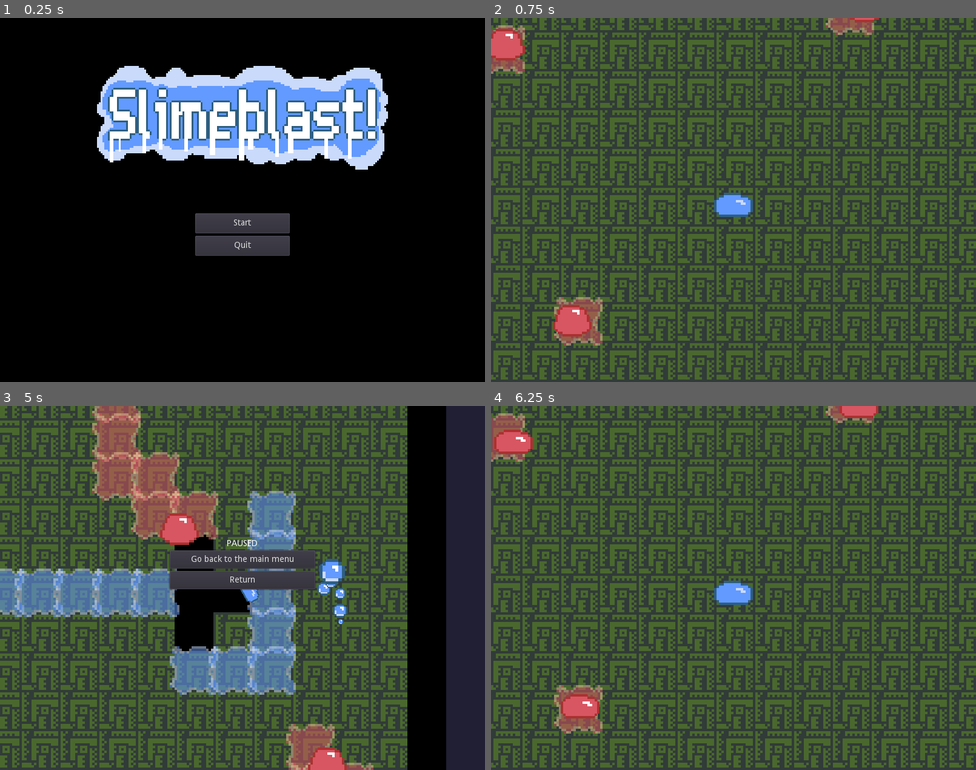
Above: before the commit, frames 1-4 (two rows, left to right).
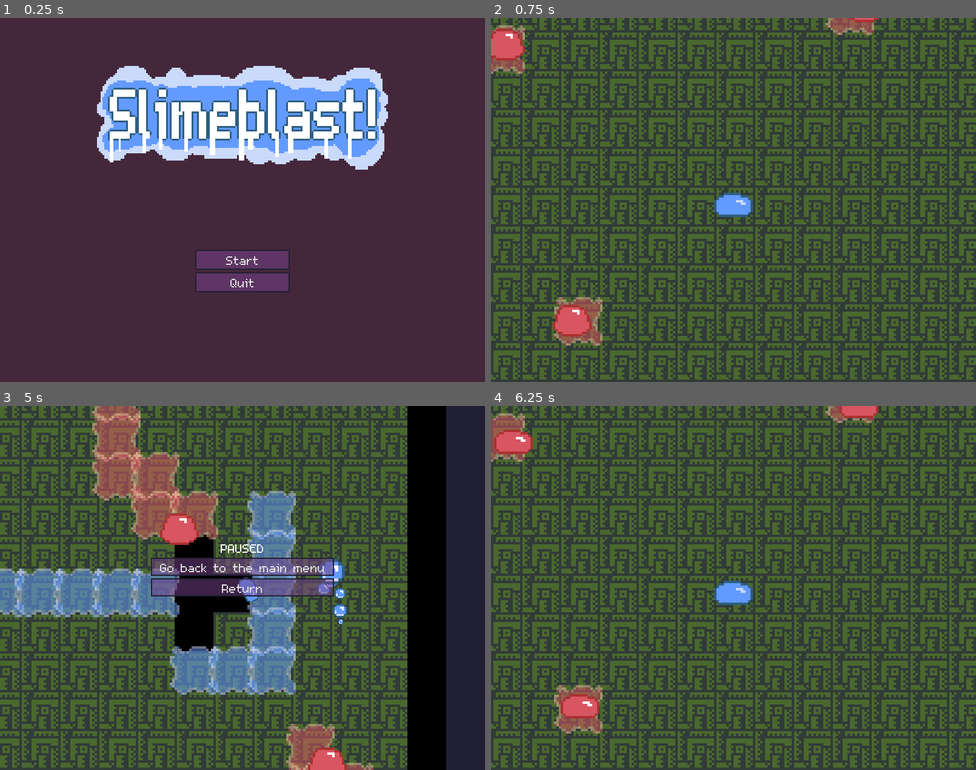
Above: after the commit, the same moments.

Repository: svntax/LD42-ROOS
Game: Godot game, scene res://Scenes/main_menu.tscn
Two runs of this game, one before a commit and one after it. Both use one fixed random seed, a clock stepped at 60 frames per second and the inputs below.
Inputs (mouse positions are in pixels of both pictures, inside the frame that each line leads up to):
- Up to frame 1 (0.25 s): no input
- Up to frame 2 (0.75 s): click "Start" at 0.5 s
- Up to frame 3 (5 s): move the mouse to (349, 569) at 1.27 s; hold Right (MOVE_RIGHT) 1.28-2.03 s; tap Space (DASH) at 1.35 s; move the mouse to (145, 606) at 2.02 s; hold S (MOVE_DOWN) 2.03-2.78 s; tap R (MELT_TILE) at 2.1 s; move the mouse to (291, 507) at 2.77 s; hold Right (MOVE_RIGHT) 2.78-3.53 s; hold Shift (PLACE_SLIME) 2.78-3.53 s; move the mouse to (218, 660) at 3.52 s; hold W (MOVE_UP) 3.53-4.28 s; tap T (SHOOT_SLIME) at 3.6 s; move the mouse to (388, 642) at 4.27 s; hold A (MOVE_LEFT) from 4.28 s (still down); click (388, 642) at 4.35 s; tap Escape (PAUSE) at 4.9 s
- Up to frame 4 (6.25 s): release A (MOVE_LEFT) at 5 s; click "Go back to the main menu" at 5 s; click "Start" at 5.75 s

The runs differ from the first frame. In frame 1, 84% of the frame differs, in the area x 0-100%, y 0-100%; in frame 2, nothing differs; in frame 3, 3.9%; in frame 4, nothing differs.

Commit message:
Add sound handler and better UI

Diff:
--- a/Scenes/game_over_ui.tscn
+++ b/Scenes/game_over_ui.tscn
@@ -1,6 +1,106 @@
-[gd_scene load_steps=2 format=2]
+[gd_scene load_steps=8 format=2]
 
-[ext_resource path="res://Scripts/game_over_controls.gd" type="Script" id=1]
+[ext_resource path="res://m5x7.ttf" type="DynamicFontData" id=1]
+[ext_resource path="res://Scripts/game_over_controls.gd" type="Script" id=2]
+
+[sub_resource type="DynamicFont" id=1]
+
+size = 32
+use_mipmaps = false
+use_filter = false
+font_data = ExtResource( 1 )
+_sections_unfolded = [ "Font", "Settings" ]
+
+[sub_resource type="Theme" id=2]
+
+default_font = SubResource( 1 )
+
+[sub_resource type="StyleBoxFlat" id=5]
+
+content_margin_left = -1.0
+content_margin_right = -1.0
+content_margin_top = -1.0
+content_margin_bottom = -1.0
+bg_color = Color( 0.462745, 0.258824, 0.541176, 0.517647 )
+draw_center = true
+border_width_left = 3
+border_width_top = 3
+border_width_right = 3
+border_width_bottom = 3
+border_color = Color( 0.133333, 0.12549, 0.203922, 1 )
+border_blend = false
+corner_radius_top_left = 0
+corner_radius_top_right = 0
+corner_radius_bottom_right = 0
+corner_radius_bottom_left = 0
+corner_detail = 8
+expand_margin_left = 0.0
+expand_margin_right = 0.0
+expand_margin_top = 0.0
+expand_margin_bottom = 0.0
+shadow_color = Color( 0, 0, 0, 0.6 )
+shadow_size = 0
+anti_aliasing = true
+anti_aliasing_size = 1
+_sections_unfolded = [ "Border", "Border Width", "Corner Radius" ]
+
+[sub_resource type="StyleBoxFlat" id=3]
+
+content_margin_left = -1.0
+content_margin_right = -1.0
+content_margin_top = -1.0
+content_margin_bottom = -1.0
+bg_color = Color( 0.796078, 0.858824, 0.988235, 0.517647 )
+draw_center = true
+border_width_left = 2
+border_width_top = 2
+border_width_right = 2
+border_width_bottom = 2
+border_color = Color( 0.133333, 0.12549, 0.203922, 1 )
+border_blend = false
+corner_radius_top_left = 0
+corner_radius_top_right = 0
+corner_radius_bottom_right = 0
+corner_radius_bottom_left = 0
+corner_detail = 8
+expand_margin_left = 0.0
+expand_margin_right = 0.0
+expand_margin_top = 0.0
+expand_margin_bottom = 0.0
+shadow_color = Color( 0, 0, 0, 0.6 )
+shadow_size = 0
+anti_aliasing = true
+anti_aliasing_size = 1
+_sections_unfolded = [ "Border", "Border Width", "Corner Radius" ]
+
+[sub_resource type="StyleBoxFlat" id=4]
+
+content_margin_left = -1.0
+content_margin_right = -1.0
+content_margin_top = -1.0
+content_margin_bottom = -1.0
+bg_color = Color( 0.462745, 0.258824, 0.541176, 0.517647 )
+draw_center = true
+border_width_left = 2
+border_width_top = 2
+border_width_right = 2
+border_width_bottom = 2
+border_color = Color( 0.133333, 0.12549, 0.203922, 1 )
+border_blend = false
+corner_radius_top_left = 0
+corner_radius_top_right = 0
+corner_radius_bottom_right = 0
+corner_radius_bottom_left = 0
+corner_detail = 8
+expand_margin_left = 0.0
+expand_margin_right = 0.0
+expand_margin_top = 0.0
+expand_margin_bottom = 0.0
+shadow_color = Color( 0, 0, 0, 0.6 )
+shadow_size = 0
+anti_aliasing = true
+anti_aliasing_size = 1
+_sections_unfolded = [ "Border", "Border Width", "Corner Radius" ]
 
 [node name="GameOverUI" type="VBoxContainer"]
 
@@ -17,8 +117,9 @@
 mouse_default_cursor_shape = 0
 size_flags_horizontal = 1
 size_flags_vertical = 3
+theme = SubResource( 2 )
 alignment = 0
-script = ExtResource( 1 )
+script = ExtResource( 2 )
 _sections_unfolded = [ "Pause", "Rect", "Size Flags", "Theme" ]
 
 [node name="Label" type="Label" parent="." index="0"]
@@ -27,8 +128,8 @@
 anchor_top = 0.0
 anchor_right = 0.0
 anchor_bottom = 0.0
-margin_right = 182.0
-margin_bottom = 14.0
+margin_right = 276.0
+margin_bottom = 26.0
 rect_pivot_offset = Vector2( 0, 0 )
 rect_clip_content = false
 mouse_filter = 2
@@ -48,9 +149,9 @@
 anchor_top = 0.0
 anchor_right = 0.0
 anchor_bottom = 0.0
-margin_top = 18.0
-margin_right = 182.0
-margin_bottom = 40.0
+margin_top = 30.0
+margin_right = 276.0
+margin_bottom = 60.0
 rect_pivot_offset = Vector2( 0, 0 )
 rect_clip_content = false
 focus_mode = 2
@@ -58,6 +159,9 @@
 mouse_default_cursor_shape = 0
 size_flags_horizontal = 3
 size_flags_vertical = 3
+custom_styles/hover = SubResource( 5 )
+custom_styles/pressed = SubResource( 3 )
+custom_styles/normal = SubResource( 4 )
 toggle_mode = false
 enabled_focus_mode = 2
 shortcut = null
--- a/Scenes/gameplay.tscn
+++ b/Scenes/gameplay.tscn
@@ -44,15 +44,15 @@
 [node name="PauseMenuUI" parent="CanvasLayer" index="0" instance=ExtResource( 4 )]
 
 visible = false
-margin_left = 280.0
+margin_left = 249.0
 margin_top = 220.0
-margin_right = 520.0
-margin_bottom = 302.0
+margin_right = 551.0
+margin_bottom = 314.0
 
 [node name="GameOverUI" parent="CanvasLayer" index="1" instance=ExtResource( 5 )]
 
 visible = false
-margin_left = 280.0
+margin_left = 249.0
 margin_top = 220.0
-margin_right = 520.0
-margin_bottom = 260.0
+margin_right = 551.0
+margin_bottom = 280.0
--- a/Scenes/main_menu.tscn
+++ b/Scenes/main_menu.tscn
@@ -5,7 +5,7 @@
 [ext_resource path="res://Sprites/slimeball01.png" type="Texture" id=3]
 [ext_resource path="res://Scenes/main_menu_ui.tscn" type="PackedScene" id=4]
 
-[node name="MainMenu" type="Node" index="0"]
+[node name="MainMenu" type="Node"]
 
 [node name="TitleLogo" type="Sprite" parent="." index="0"]
 
@@ -57,7 +57,7 @@
 [node name="MainMenuUI" parent="." index="2" instance=ExtResource( 4 )]
 
 margin_left = 322.0
-margin_top = 322.0
+margin_top = 382.0
 margin_right = 478.0
-margin_bottom = 392.0
-_sections_unfolded = [ "Pause", "Rect", "Size Flags", "Theme" ]
+margin_bottom = 452.0
+_sections_unfolded = [ "Margin", "Pause", "Rect", "Size Flags", "Theme" ]
--- a/Scenes/main_menu_ui.tscn
+++ b/Scenes/main_menu_ui.tscn
@@ -1,6 +1,106 @@
-[gd_scene load_steps=2 format=2]
+[gd_scene load_steps=8 format=2]
 
-[ext_resource path="res://Scripts/main_menu_controls.gd" type="Script" id=1]
+[ext_resource path="res://m5x7.ttf" type="DynamicFontData" id=1]
+[ext_resource path="res://Scripts/main_menu_controls.gd" type="Script" id=2]
+
+[sub_resource type="DynamicFont" id=1]
+
+size = 32
+use_mipmaps = false
+use_filter = false
+font_data = ExtResource( 1 )
+_sections_unfolded = [ "Font", "Settings" ]
+
+[sub_resource type="Theme" id=2]
+
+default_font = SubResource( 1 )
+
+[sub_resource type="StyleBoxFlat" id=5]
+
+content_margin_left = -1.0
+content_margin_right = -1.0
+content_margin_top = -1.0
+content_margin_bottom = -1.0
+bg_color = Color( 0.462745, 0.258824, 0.541176, 0.517647 )
+draw_center = true
+border_width_left = 3
+border_width_top = 3
+border_width_right = 3
+border_width_bottom = 3
+border_color = Color( 0.133333, 0.12549, 0.203922, 1 )
+border_blend = false
+corner_radius_top_left = 0
+corner_radius_top_right = 0
+corner_radius_bottom_right = 0
+corner_radius_bottom_left = 0
+corner_detail = 8
+expand_margin_left = 0.0
+expand_margin_right = 0.0
+expand_margin_top = 0.0
+expand_margin_bottom = 0.0
+shadow_color = Color( 0, 0, 0, 0.6 )
+shadow_size = 0
+anti_aliasing = true
+anti_aliasing_size = 1
+_sections_unfolded = [ "Border", "Border Width", "Corner Radius" ]
+
+[sub_resource type="StyleBoxFlat" id=3]
+
+content_margin_left = -1.0
+content_margin_right = -1.0
+content_margin_top = -1.0
+content_margin_bottom = -1.0
+bg_color = Color( 0.796078, 0.858824, 0.988235, 0.517647 )
+draw_center = true
+border_width_left = 2
+border_width_top = 2
+border_width_right = 2
+border_width_bottom = 2
+border_color = Color( 0.133333, 0.12549, 0.203922, 1 )
+border_blend = false
+corner_radius_top_left = 0
+corner_radius_top_right = 0
+corner_radius_bottom_right = 0
+corner_radius_bottom_left = 0
+corner_detail = 8
+expand_margin_left = 0.0
+expand_margin_right = 0.0
+expand_margin_top = 0.0
+expand_margin_bottom = 0.0
+shadow_color = Color( 0, 0, 0, 0.6 )
+shadow_size = 0
+anti_aliasing = true
+anti_aliasing_size = 1
+_sections_unfolded = [ "Border", "Border Width", "Corner Radius" ]
+
+[sub_resource type="StyleBoxFlat" id=4]
+
+content_margin_left = -1.0
+content_margin_right = -1.0
+content_margin_top = -1.0
+content_margin_bottom = -1.0
+bg_color = Color( 0.462745, 0.258824, 0.541176, 0.517647 )
+draw_center = true
+border_width_left = 2
+border_width_top = 2
+border_width_right = 2
+border_width_bottom = 2
+border_color = Color( 0.133333, 0.12549, 0.203922, 1 )
+border_blend = false
+corner_radius_top_left = 0
+corner_radius_top_right = 0
+corner_radius_bottom_right = 0
+corner_radius_bottom_left = 0
+corner_detail = 8
+expand_margin_left = 0.0
+expand_margin_right = 0.0
+expand_margin_top = 0.0
+expand_margin_bottom = 0.0
+shadow_color = Color( 0, 0, 0, 0.6 )
+shadow_size = 0
+anti_aliasing = true
+anti_aliasing_size = 1
+_sections_unfolded = [ "Border", "Border Width", "Corner Radius" ]
 
 [node name="MainMenuUI" type="VBoxContainer"]
 
@@ -17,9 +117,10 @@
 mouse_default_cursor_shape = 0
 size_flags_horizontal = 1
 size_flags_vertical = 3
+theme = SubResource( 2 )
 alignment = 0
-script = ExtResource( 1 )
-_sections_unfolded = [ "Pause", "Size Flags", "Theme" ]
+script = ExtResource( 2 )
+_sections_unfolded = [ "Margin", "Pause", "Size Flags", "Theme" ]
 
 [node name="StartButton" type="Button" parent="." index="0"]
 
@@ -27,8 +128,8 @@
 anchor_top = 0.0
 anchor_right = 0.0
 anchor_bottom = 0.0
-margin_right = 41.0
-margin_bottom = 20.0
+margin_right = 58.0
+margin_bottom = 30.0
 rect_pivot_offset = Vector2( 0, 0 )
 rect_clip_content = false
 focus_mode = 2
@@ -36,6 +137,9 @@
 mouse_default_cursor_shape = 0
 size_flags_horizontal = 3
 size_flags_vertical = 3
+custom_styles/hover = SubResource( 5 )
+custom_styles/pressed = SubResource( 3 )
+custom_styles/normal = SubResource( 4 )
 toggle_mode = false
 enabled_focus_mode = 2
 shortcut = null
@@ -43,7 +147,7 @@
 text = "Start"
 flat = false
 align = 1
-_sections_unfolded = [ "Size Flags", "custom_styles" ]
+_sections_unfolded = [ "Margin", "Size Flags", "custom_styles" ]
 
 [node name="QuitButton" type="Button" parent="." index="1"]
 
@@ -51,9 +155,9 @@
 anchor_top = 0.0
 anchor_right = 0.0
 anchor_bottom = 0.0
-margin_top = 24.0
-margin_right = 41.0
-margin_bottom = 44.0
+margin_top = 34.0
+margin_right = 58.0
+margin_bottom = 64.0
 rect_pivot_offset = Vector2( 0, 0 )
 rect_clip_content = false
 focus_mode = 2
@@ -61,6 +165,9 @@
 mouse_default_cursor_shape = 0
 size_flags_horizontal = 3
 size_flags_vertical = 3
+custom_styles/hover = SubResource( 5 )
+custom_styles/pressed = SubResource( 3 )
+custom_styles/normal = SubResource( 4 )
 toggle_mode = false
 enabled_focus_mode = 2
 shortcut = null
@@ -68,7 +175,7 @@
 text = "Quit"
 flat = false
 align = 1
-_sections_unfolded = [ "Size Flags" ]
+_sections_unfolded = [ "Size Flags", "custom_styles" ]
 
 [connection signal="pressed" from="StartButton" to="." method="_on_StartButton_pressed"]
 
--- a/Scenes/pause_menu_ui.tscn
+++ b/Scenes/pause_menu_ui.tscn
@@ -1,8 +1,108 @@
-[gd_scene load_steps=2 format=2]
-
-[ext_resource path="res://Scripts/pause_menu_controls.gd" type="Script" id=1]
-
-[node name="PauseMenuUI" type="VBoxContainer" index="0"]
+[gd_scene load_steps=8 format=2]
+
+[ext_resource path="res://m5x7.ttf" type="DynamicFontData" id=1]
+[ext_resource path="res://Scripts/pause_menu_controls.gd" type="Script" id=2]
+
+[sub_resource type="DynamicFont" id=1]
+
+size = 32
+use_mipmaps = false
+use_filter = false
+font_data = ExtResource( 1 )
+_sections_unfolded = [ "Font", "Settings" ]
+
+[sub_resource type="Theme" id=2]
+
+default_font = SubResource( 1 )
+
+[sub_resource type="StyleBoxFlat" id=5]
+
+content_margin_left = -1.0
+content_margin_right = -1.0
+content_margin_top = -1.0
+content_margin_bottom = -1.0
+bg_color = Color( 0.462745, 0.258824, 0.541176, 0.517647 )
+draw_center = true
+border_width_left = 3
+border_width_top = 3
+border_width_right = 3
+border_width_bottom = 3
+border_color = Color( 0.133333, 0.12549, 0.203922, 1 )
+border_blend = false
+corner_radius_top_left = 0
+corner_radius_top_right = 0
+corner_radius_bottom_right = 0
+corner_radius_bottom_left = 0
+corner_detail = 8
+expand_margin_left = 0.0
+expand_margin_right = 0.0
+expand_margin_top = 0.0
+expand_margin_bottom = 0.0
+shadow_color = Color( 0, 0, 0, 0.6 )
+shadow_size = 0
+anti_aliasing = true
+anti_aliasing_size = 1
+_sections_unfolded = [ "Border", "Border Width", "Corner Radius" ]
+
+[sub_resource type="StyleBoxFlat" id=3]
+
+content_margin_left = -1.0
+content_margin_right = -1.0
+content_margin_top = -1.0
+content_margin_bottom = -1.0
+bg_color = Color( 0.796078, 0.858824, 0.988235, 0.517647 )
+draw_center = true
+border_width_left = 2
+border_width_top = 2
+border_width_right = 2
+border_width_bottom = 2
+border_color = Color( 0.133333, 0.12549, 0.203922, 1 )
+border_blend = false
+corner_radius_top_left = 0
+corner_radius_top_right = 0
+corner_radius_bottom_right = 0
+corner_radius_bottom_left = 0
+corner_detail = 8
+expand_margin_left = 0.0
+expand_margin_right = 0.0
+expand_margin_top = 0.0
+expand_margin_bottom = 0.0
+shadow_color = Color( 0, 0, 0, 0.6 )
+shadow_size = 0
+anti_aliasing = true
+anti_aliasing_size = 1
+_sections_unfolded = [ "Border", "Border Width", "Corner Radius" ]
+
+[sub_resource type="StyleBoxFlat" id=4]
+
+content_margin_left = -1.0
+content_margin_right = -1.0
+content_margin_top = -1.0
+content_margin_bottom = -1.0
+bg_color = Color( 0.462745, 0.258824, 0.541176, 0.517647 )
+draw_center = true
+border_width_left = 2
+border_width_top = 2
+border_width_right = 2
+border_width_bottom = 2
+border_color = Color( 0.133333, 0.12549, 0.203922, 1 )
+border_blend = false
+corner_radius_top_left = 0
+corner_radius_top_right = 0
+corner_radius_bottom_right = 0
+corner_radius_bottom_left = 0
+corner_detail = 8
+expand_margin_left = 0.0
+expand_margin_right = 0.0
+expand_margin_top = 0.0
+expand_margin_bottom = 0.0
+shadow_color = Color( 0, 0, 0, 0.6 )
+shadow_size = 0
+anti_aliasing = true
+anti_aliasing_size = 1
+_sections_unfolded = [ "Border", "Border Width", "Corner Radius" ]
+
+[node name="PauseMenuUI" type="VBoxContainer"]
 
 pause_mode = 2
 anchor_left = 0.0
@@ -17,8 +117,9 @@
 mouse_default_cursor_shape = 0
 size_flags_horizontal = 1
 size_flags_vertical = 3
+theme = SubResource( 2 )
 alignment = 0
-script = ExtResource( 1 )
+script = ExtResource( 2 )
 _sections_unfolded = [ "Pause", "Rect", "Size Flags", "Theme" ]
 
 [node name="Label" type="Label" parent="." index="0"]
@@ -27,8 +128,8 @@
 anchor_top = 0.0
 anchor_right = 0.0
 anchor_bottom = 0.0
-margin_right = 182.0
-margin_bottom = 14.0
+margin_right = 276.0
+margin_bottom = 26.0
 rect_pivot_offset = Vector2( 0, 0 )
 rect_clip_content = false
 mouse_filter = 2
@@ -48,9 +149,9 @@
 anchor_top = 0.0
 anchor_right = 0.0
 anchor_bottom = 0.0
-margin_top = 18.0
-margin_right = 182.0
-margin_bottom = 38.0
+margin_top = 30.0
+margin_right = 276.0
+margin_bottom = 60.0
 rect_pivot_offset = Vector2( 0, 0 )
 rect_clip_content = false
 focus_mode = 2
@@ -58,6 +159,9 @@
 mouse_default_cursor_shape = 0
 size_flags_horizontal = 3
 size_flags_vertical = 3
+custom_styles/hover = SubResource( 5 )
+custom_styles/pressed = SubResource( 3 )
+custom_styles/normal = SubResource( 4 )
 toggle_mode = false
 enabled_focus_mode = 2
 shortcut = null
@@ -73,9 +177,9 @@
 anchor_top = 0.0
 anchor_right = 0.0
 anchor_bottom = 0.0
-margin_top = 42.0
-margin_right = 182.0
-margin_bottom = 62.0
+margin_top = 64.0
+margin_right = 276.0
+margin_bottom = 94.0
 rect_pivot_offset = Vector2( 0, 0 )
 rect_clip_content = false
 focus_mode = 2
@@ -83,6 +187,9 @@
 mouse_default_cursor_shape = 0
 size_flags_horizontal = 3
 size_flags_vertical = 3
+custom_styles/hover = SubResource( 5 )
+custom_styles/pressed = SubResource( 3 )
+custom_styles/normal = SubResource( 4 )
 toggle_mode = false
 enabled_focus_mode = 2
 shortcut = null
--- /dev/null
+++ b/Scenes/sound_handler.tscn
@@ -0,0 +1,17 @@
+[gd_scene load_steps=3 format=2]
+
+[ext_resource path="res://Scripts/sound_handler.gd" type="Script" id=1]
+[ext_resource path="res://Audio/hurt01.wav" type="AudioStream" id=2]
+
+[node name="Node" type="Node" index="0"]
+
+script = ExtResource( 1 )
+
+[node name="HurtSound" type="AudioStreamPlayer" parent="." index="0"]
+
+stream = ExtResource( 2 )
+volume_db = -10.0
+pitch_scale = 1.0
+autoplay = false
+mix_target = 0
+bus = "Master"
--- a/Scripts/player_controls.gd
+++ b/Scripts/player_controls.gd
@@ -133,6 +133,7 @@
 func damagePlayer():
     if(falling):
         return
+    SoundHandler.hurtSound.play()
     health -= 1
     if(health <= 0):
         find_node("DamageTimer").stop()
--- a/Scripts/slime_ooze.gd
+++ b/Scripts/slime_ooze.gd
@@ -3,6 +3,7 @@
 var oozePositions
 var newOozePositions
 var oozeColor
+var backgroundColor = Color(69.0 / 255, 40.0 / 255, 60.0 / 255, 1)
 
 func _ready():
     oozePositions = []
@@ -22,5 +23,6 @@
             newOozePositions[i] += Vector2(0, (randi() % 4) / 10.0)
 
 func _draw():
+    #draw_rect(Rect2(Vector2(0, 0), Vector2(800, 600)), backgroundColor)
     for i in range(oozePositions.size()):
         draw_line(oozePositions[i], newOozePositions[i], oozeColor, 4)
--- /dev/null
+++ b/Scripts/sound_handler.gd
@@ -0,0 +1,6 @@
+extends Node
+
+var hurtSound
+
+func _ready():
+    hurtSound = find_node("HurtSound")
--- a/project.godot
+++ b/project.godot
@@ -17,6 +17,7 @@
 [autoload]
 
 Globals="*res://Scripts/globals.gd"
+SoundHandler="*res://Scenes/sound_handler.tscn"
 
 [display]
 
@@ -53,5 +54,5 @@
 
 [rendering]
 
-environment/default_clear_color=Color( 0, 0, 0, 1 )
+environment/default_clear_color=Color( 0.270588, 0.156863, 0.235294, 1 )
 environment/default_environment="res://default_env.tres"
Not shown, added: Audio/hurt01.wav.import
Binary file added: m5x7.ttf
Not shown, added: Audio/hurt01.wav
